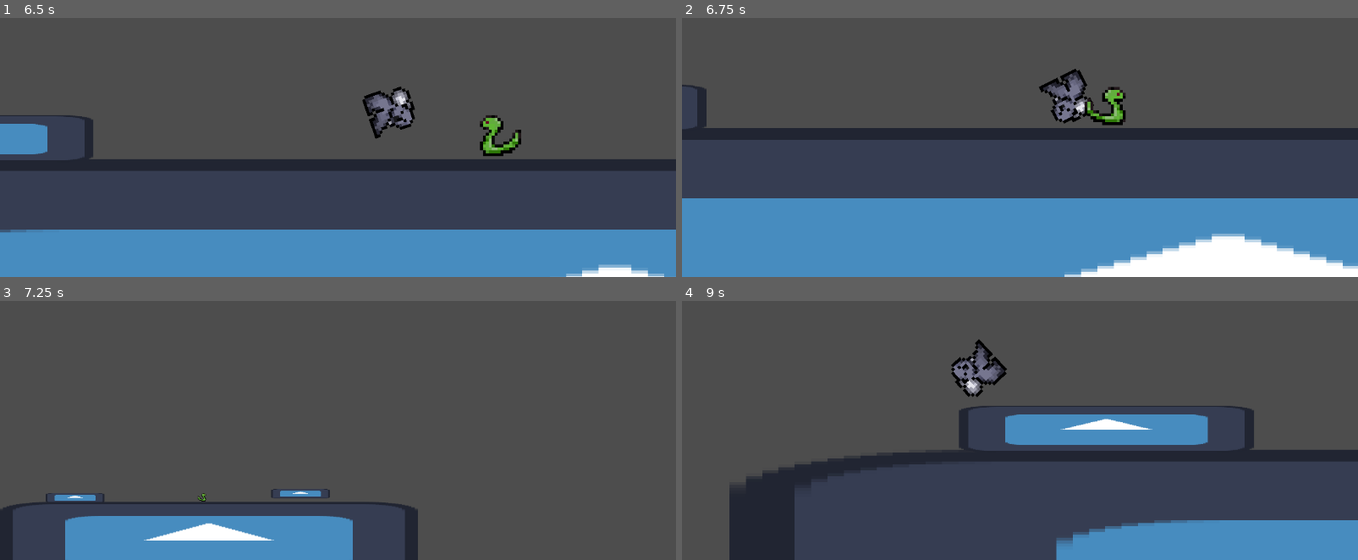
Above: before the commit, frames 1-4 (two rows, left to right).
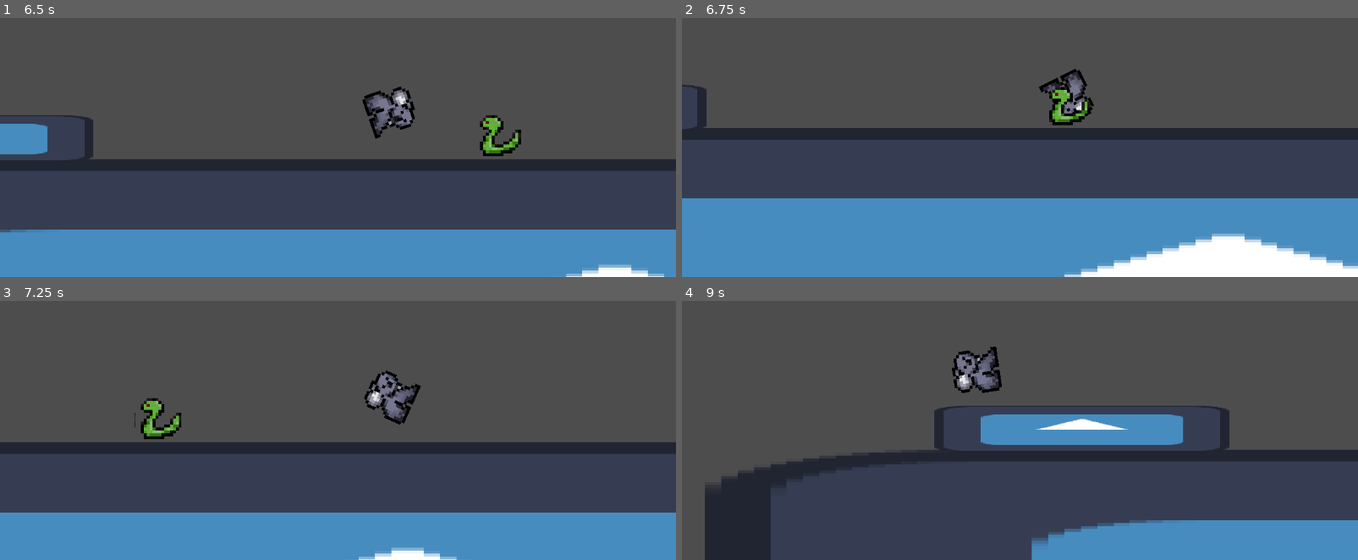
Above: after the commit, the same moments.

Repository: JeremyLikesCats/SuperKoalaRun
Game: Godot game, scene res://Scenes & Scripts/Levels/level_test.tscn
Same seed, same stepped clock (60 frames per second), same inputs: the game is played once before the commit and once after it. The engine's default icon, where the game draws it, is replaced by a stand-in: a white triangle on a blue panel in a dark square.
Inputs:
- Up to frame 1 (6.5 s): hold D (Right) 0.53-2.03 s; tap Space (Jump) at 0.77, 1.52, 3.02, 3.77, 4.52, 6.02 s; hold A (Left) 2.03-4.28 s; hold D (Right) from 4.28 s (still down)
- Up to frame 2 (6.75 s): keep holding D (Right)
- Up to frame 3 (7.25 s): keep holding D (Right); tap Space (Jump) at 6.77 s
- Up to frame 4 (9 s): tap Space (Jump) at 7.52 s; release D (Right) at 8.03 s; hold A (Left) from 8.03 s (still down)

Frame 1 is identical in both runs. In frame 2, 1.0% of the frame differs, in the area x 54-66%, y 26-42%; in frame 3, 19%, in the area x 0-100%, y 26-100%; in frame 4, 6.5%.

Commit message:
Made the golden leaf maybe change later

Diff:
--- /dev/null
+++ b/Scenes & Scripts/Characters/golden_leaf.tscn
@@ -0,0 +1,19 @@
+[gd_scene load_steps=4 format=3 uid="uid://ekfj0nlshs14"]
+
+[ext_resource type="Script" uid="uid://d33dq8lffvkem" path="res://golden_leaf.gd" id="1_qhyx7"]
+[ext_resource type="Texture2D" uid="uid://bfe228fhcpmxb" path="res://Assets/Sprite-0004.png" id="2_la4u4"]
+
+[sub_resource type="RectangleShape2D" id="RectangleShape2D_f43xc"]
+size = Vector2(15, 15)
+
+[node name="Golden Leaf" type="Area2D"]
+collision_mask = 2
+script = ExtResource("1_qhyx7")
+
+[node name="CollisionShape2D" type="CollisionShape2D" parent="."]
+shape = SubResource("RectangleShape2D_f43xc")
+
+[node name="Sprite2D" type="Sprite2D" parent="."]
+texture = ExtResource("2_la4u4")
+
+[connection signal="body_entered" from="." to="." method="_on_body_entered"]
--- a/Scenes & Scripts/Characters/killzone.gd
+++ b/Scenes & Scripts/Characters/killzone.gd
@@ -6,7 +6,7 @@
 func _on_body_entered(body: Node2D) -> void:
 	print("You have died")
 	timer.start()
-	body.queue_free()
+
 
 
 func _on_timer_timeout() -> void:
--- a/Scenes & Scripts/Characters/player.tscn
+++ b/Scenes & Scripts/Characters/player.tscn
@@ -36,7 +36,7 @@
 }]
 
 [node name="Player" type="CharacterBody2D"]
-collision_layer = 3
+collision_layer = 2
 script = ExtResource("1_eiqjv")
 
 [node name="CollisionShape2D" type="CollisionShape2D" parent="."]
@@ -50,4 +50,4 @@
 sprite_frames = SubResource("SpriteFrames_e1o1q")
 animation = &"koala idle"
 autoplay = "koala idle"
-frame_progress = 0.39952
+frame_progress = 0.372845
--- a/Scenes & Scripts/Characters/snake.tscn
+++ b/Scenes & Scripts/Characters/snake.tscn
@@ -63,4 +63,3 @@
 
 [node name="RayCastLeft" type="RayCast2D" parent="."]
 target_position = Vector2(-10, 0)
-collision_mask = 3
--- a/Scenes & Scripts/Levels/level_test.tscn
+++ b/Scenes & Scripts/Levels/level_test.tscn
@@ -1,8 +1,9 @@
-[gd_scene load_steps=6 format=3 uid="uid://d27nc1mqburk8"]
+[gd_scene load_steps=7 format=3 uid="uid://d27nc1mqburk8"]
 
 [ext_resource type="PackedScene" uid="uid://b8qirrg0fdf2f" path="res://Scenes & Scripts/Characters/player.tscn" id="1_xawdm"]
 [ext_resource type="Texture2D" uid="uid://qq5p71nc4ae7" path="res://icon.svg" id="2_ojicq"]
 [ext_resource type="PackedScene" uid="uid://qcyhk10bnew2" path="res://Scenes & Scripts/Characters/snake.tscn" id="3_7n8sj"]
+[ext_resource type="PackedScene" uid="uid://ekfj0nlshs14" path="res://Scenes & Scripts/Characters/golden_leaf.tscn" id="4_2wruk"]
 
 [sub_resource type="RectangleShape2D" id="RectangleShape2D_qkmes"]
 size = Vector2(716, 6)
@@ -55,3 +56,6 @@
 position = Vector2(158, 543)
 scale = Vector2(0.785157, 0.125)
 texture = ExtResource("2_ojicq")
+
+[node name="Golden Leaf" parent="." instance=ExtResource("4_2wruk")]
+position = Vector2(471, 515)
--- /dev/null
+++ b/golden_leaf.gd
@@ -0,0 +1,7 @@
+extends Area2D
+
+
+
+func _on_body_entered(body: Node2D) -> void:
+	print("A leaf has been collected")
+	queue_free()
Binary file added: Assets/Sprite-0004.png
Not shown, added: Assets/Sprite-0004.png.import
Not shown, added: golden_leaf.gd.uid
